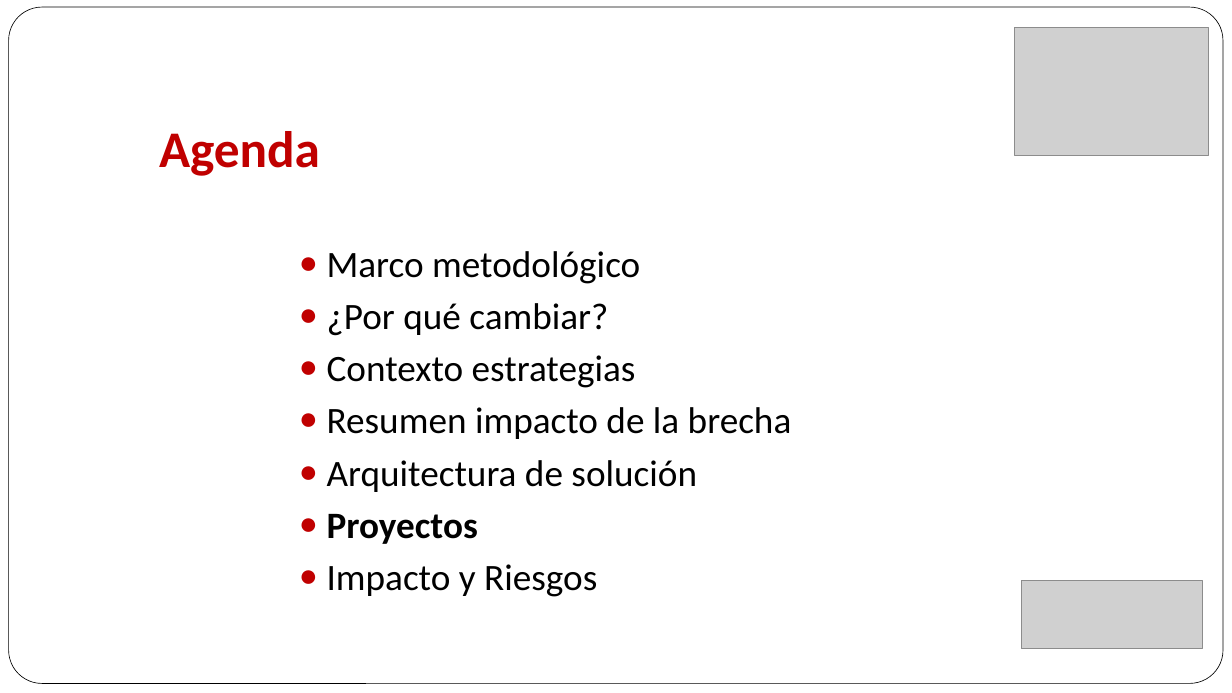
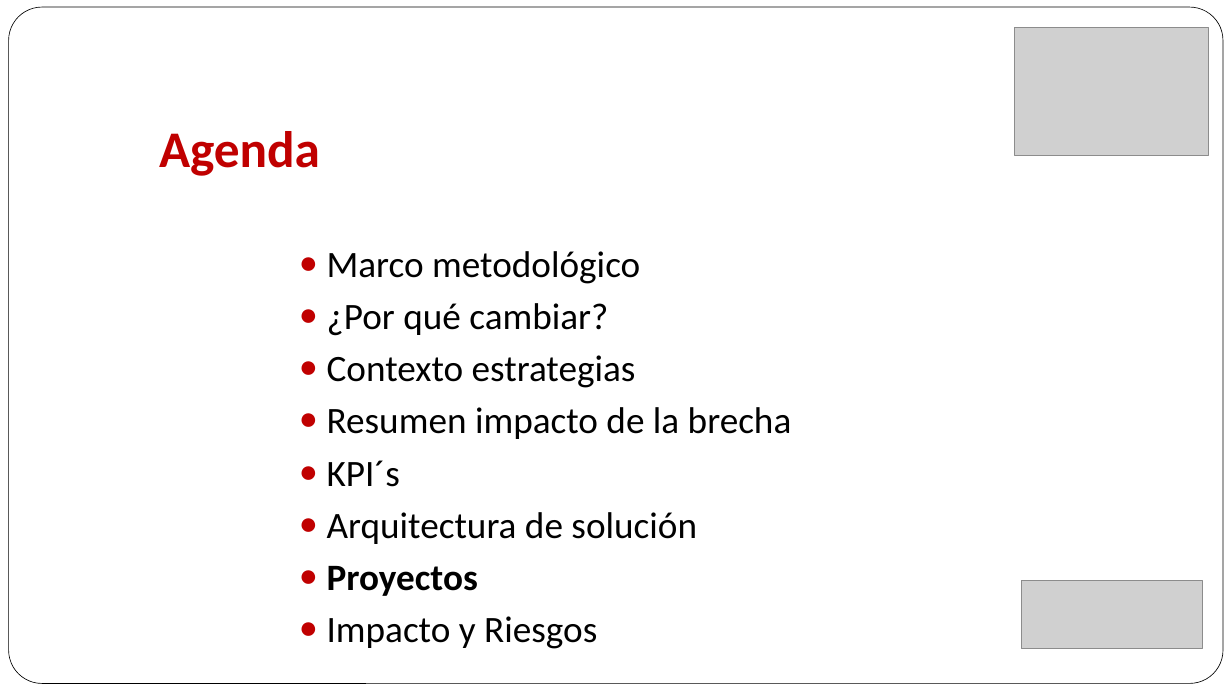
Before and after one commit to gaudisolutions/ecos, a slide deck: slide 15 of Proyecto I/Presentación/Arquitectura Objetivo MPLA.pptx (slide 13 before the commit). Drawn at 1232x693 pixels with LibreOffice and Linux fonts; fonts in the diff are those of the drawing; grey boxes stand for pictures. Boxes give left, top, right and bottom in pixels: in the first picture for what was removed or moved away, otherwise in the second. Text is boxed around its words. In the diff, an @@ line names an element or a change of style, - is before the commit and + after.

```diff
--- a/Proyecto I/Presentación/Arquitectura Objetivo MPLA.pptx
+++ b/Proyecto I/Presentación/Arquitectura Objetivo MPLA.pptx
@@ text at [327, 460, 400, 487]: paragraph added @@
+● KPI´s
```
Also in this commit, not shown: 7 other slides changed, 2 slides added, 2 other files.
